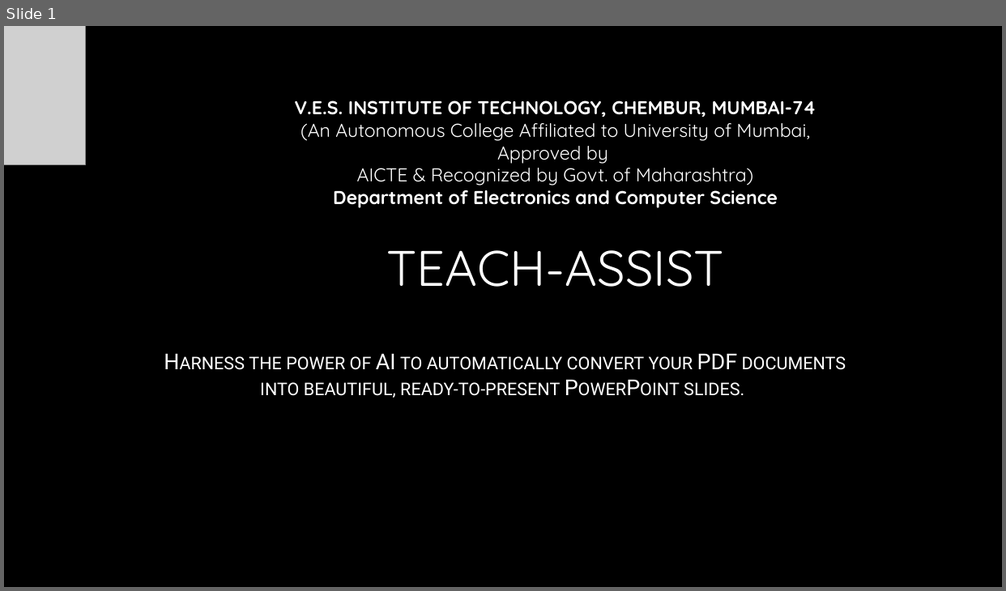
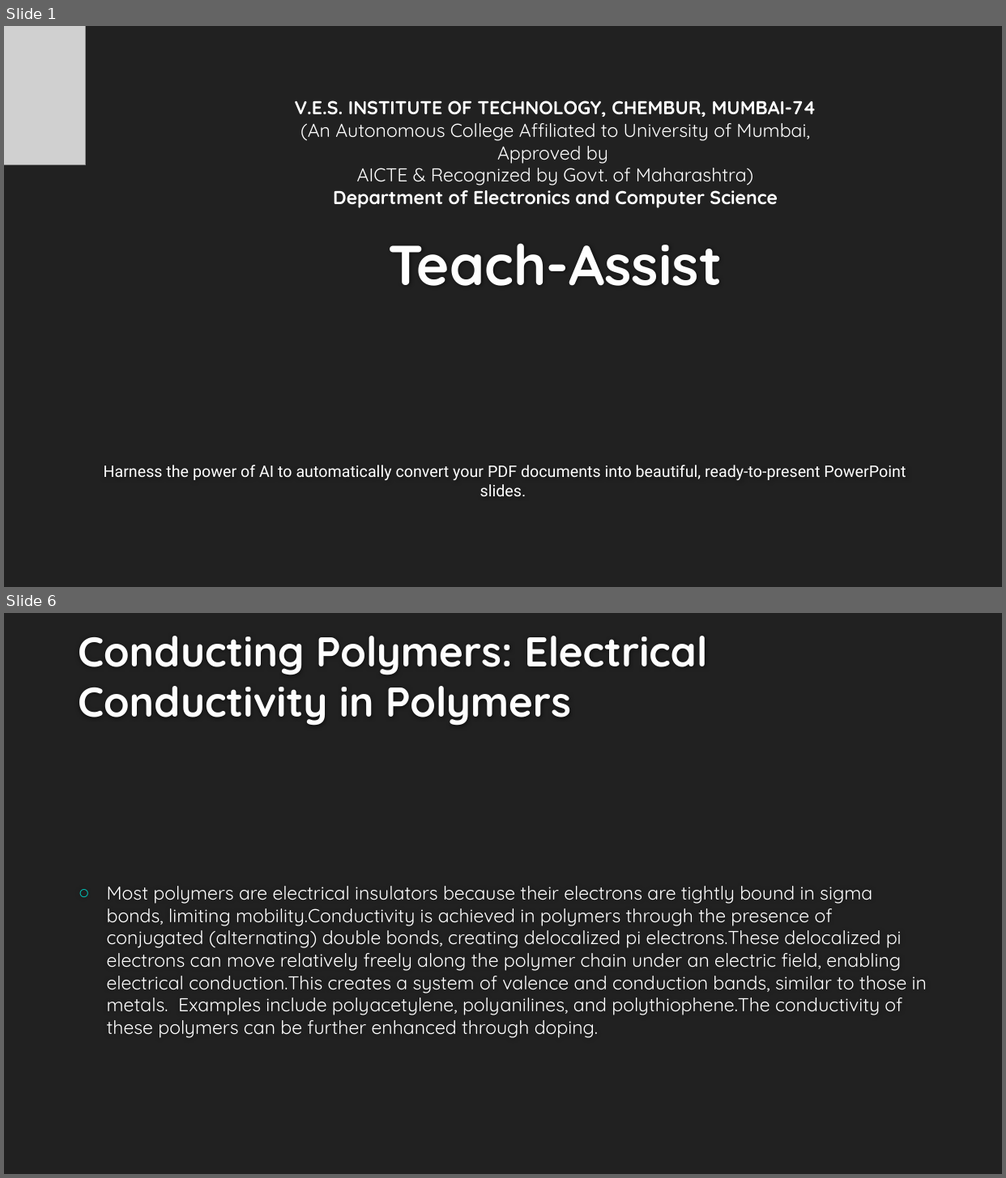
Before and after one commit to AdityaB-11/Pdf_to_presentation_GenAI, a slide deck: output/generated_presentation.pptx. Shown one above the other, each under a label of ours: slide 1 before the commit, slides 1 and 6 after it; the slides between them are not shown. The pictures are 1006x591 and 1006x1178 pixels, drawn with LibreOffice and Linux fonts; fonts in the diff are those of the drawing; grey boxes stand for pictures; background and template pictures are left out. Boxes give left, top, right and bottom in pixels: in the first picture for what was removed or moved away, otherwise in the second. Text is boxed around its words. In the diff, an @@ line names an element or a change of style, - is before the commit and + after.

```diff
--- a/output/generated_presentation.pptx
+++ b/output/generated_presentation.pptx
@@ slide 6 added at (4,613,1002,1174), background #212121 @@
@@ title added at (78,636,707,726), 40 pt, text #FEFEFE, bold @@
+Conducting Polymers: Electrical Conductivity in Polymers
@@ text added at (107,886,927,1038), 18 pt, text #FFFFFF @@
+○ Most polymers are electrical insulators because their electrons are tightly bound in sigma bonds, limiting mobility.Conductivity is achieved in polymers through the presence of conjugated (alternating) double bonds, creating delocalized pi electrons.These delocalized pi electrons can move relatively freely along the polymer chain under an electric field, enabling electrical conduction.This creates a system of valence and conduction bands, similar to those in metals. Examples include polyacetylene, polyanilines, and polythiophene.The conductivity of these polymers can be further enhanced through doping.
@@ slide 1 changed as well @@
@@ background picture (left out) to #212121 @@
@@ title at (389,243,722,286): text changed; size 48 to 54 pt; text colour gradient #FFFFFF to #A6A6A6 to #FEFEFE; bold on @@
-TEACH-ASSIST
+Teach-Assist
@@ subtitle "Harness the power of AI ...": place and size @@
-subtitle "Harness the power of AI ..." at (249,353,846,398)
+subtitle "Harness the power of AI ..." at (104,465,906,497)
@@ subtitle "Harness the power of AI ..." at (104,465,906,497): size 21 to 15.3 pt, text colour gradient #FFFFFF to #BFBFBF to #FFFFFF, small capitals off; less space between paragraphs @@
```
Also in this commit, not shown: 2 other slides changed, 7 other slides added, 12 slides removed, 6 other files.
